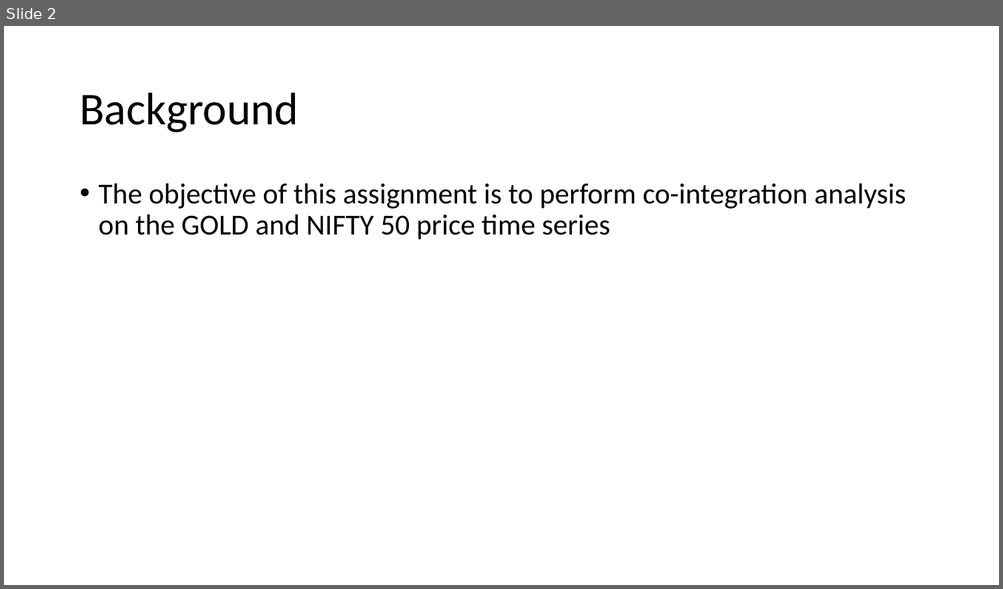
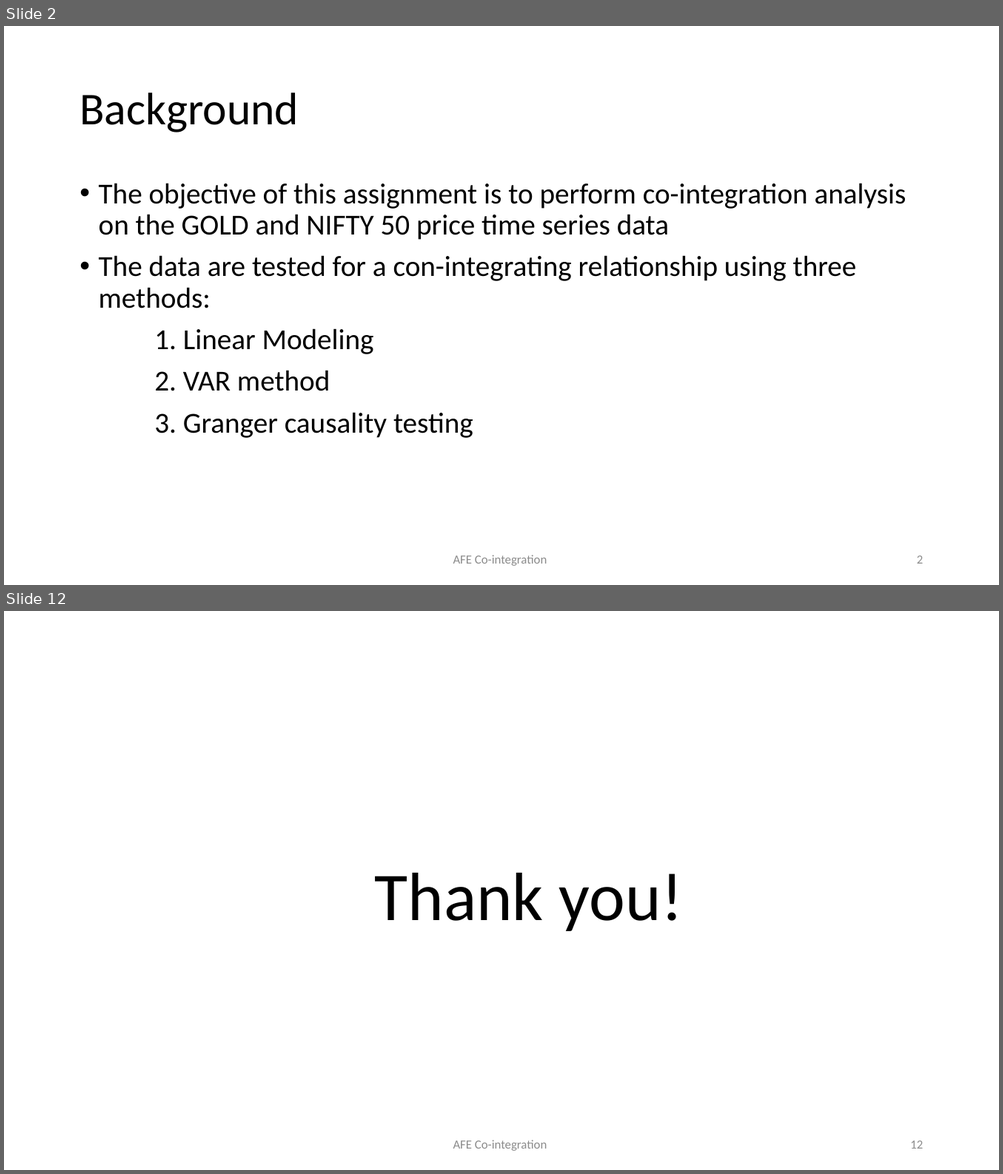
Before and after one commit to snimkar0924/PGCDS, a slide deck: Applied Econometrics/ASSIGNMENT 3 - cointegration/PGCDS ASSIGNMENT 3 - Co-integration.pptx. Shown one above the other, each under a label of ours: slide 2 before the commit, slides 2 and 12 after it; the slides between them are not shown. The pictures are 1003x589 and 1003x1174 pixels, drawn with LibreOffice and Linux fonts; fonts in the diff are those of the drawing. Boxes give left, top, right and bottom in pixels: in the first picture for what was removed or moved away, otherwise in the second. Text is boxed around its words. In the diff, an @@ line names an element or a change of style, - is before the commit and + after.

```diff
--- a/Applied Econometrics/ASSIGNMENT 3 - cointegration/PGCDS ASSIGNMENT 3 - Co-integration.pptx
+++ b/Applied Econometrics/ASSIGNMENT 3 - cointegration/PGCDS ASSIGNMENT 3 - Co-integration.pptx
@@ slide 12 added at bbox=[4, 611, 999, 1170], background #FFFFFF @@
@@ text added at bbox=[375, 873, 683, 931], 66 pt, text #000000 @@
+Thank you!
@@ text added at bbox=[453, 1140, 547, 1151], 12 pt, text #8C8C8C @@
+AFE Co-integration
@@ page number added at bbox=[910, 1141, 922, 1149], 12 pt, text #8C8C8C @@
+12
@@ slide 2 changed as well @@
@@ text at bbox=[99, 183, 906, 438]: text changed @@
-• The objective of this assignment is to perform co-integration analysis on the GOLD and NIFTY 50 price time series
+• The objective of this assignment is to perform co-integration analysis on the GOLD and NIFTY 50 price time series data
+• The data are tested for a con-integrating relationship using three methods:
+1. Linear Modeling
+2. VAR method
+3. Granger causality testing
@@ text added at bbox=[453, 555, 547, 566], 12 pt, text #8C8C8C @@
+AFE Co-integration
@@ page number added at bbox=[916, 556, 922, 564], 12 pt, text #8C8C8C @@
+2
```
Also in this commit, not shown: 1 other slide changed, 9 other slides added, 8 other files.
